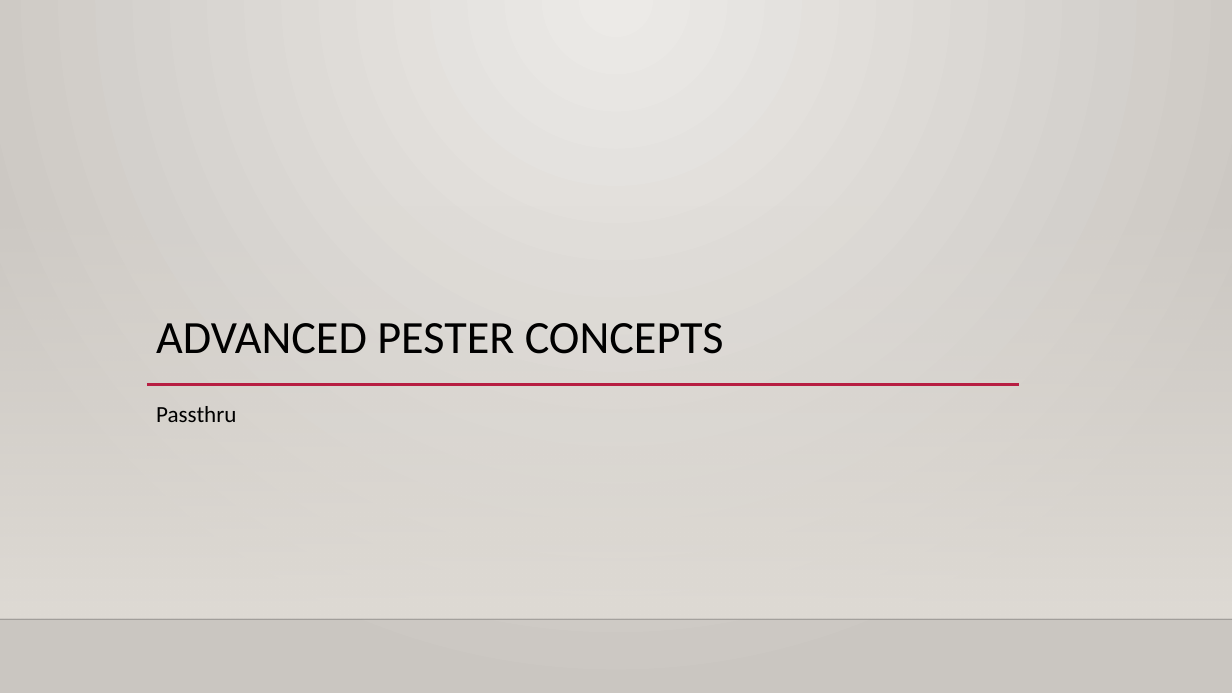
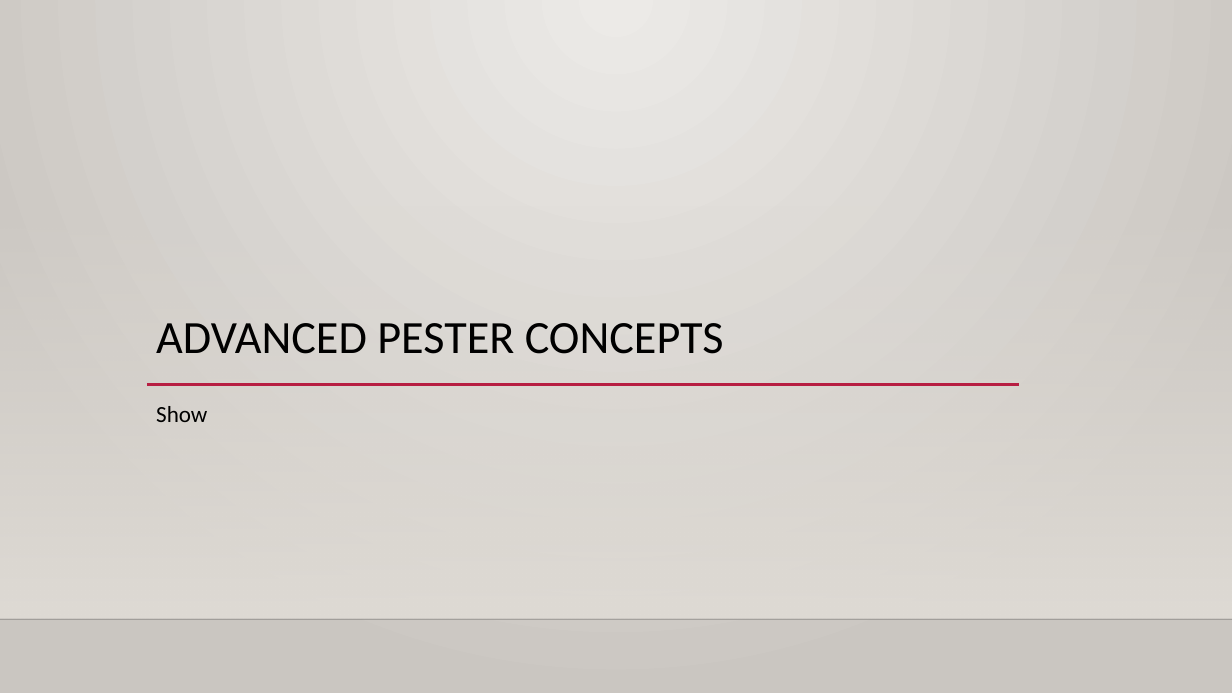
Before and after one commit to Stephanevg/Demos, a slide deck: slide 37 of Introduction To Pester/Examples/Introduction to pester.pptx (slide 36 before the commit). Drawn at 1232x693 pixels with LibreOffice and Linux fonts; fonts in the diff are those of the drawing; background and template pictures are left out. Boxes give left, top, right and bottom in pixels: in the first picture for what was removed or moved away, otherwise in the second. Text is boxed around its words. In the diff, an @@ line names an element or a change of style, - is before the commit and + after.

```diff
--- a/Introduction To Pester/Examples/Introduction to pester.pptx
+++ b/Introduction To Pester/Examples/Introduction to pester.pptx
@@ text at (x1=156, y1=406, x2=207, y2=422): text changed @@
-Passthru
+Show
```
Also in this commit, not shown: 2 other slides changed, 3 slides added, 8 other files.
